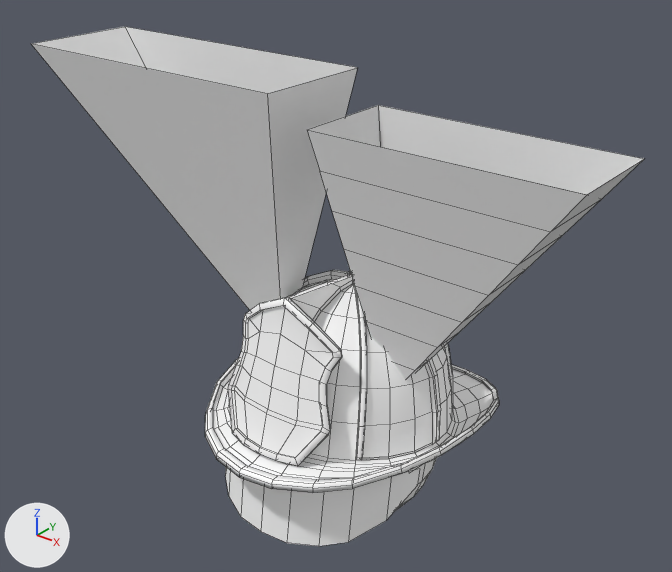
One commit to the Blender file WorkPlace/BLENDER/ANI_RedHelmet_ALL_04.blend: the scene before it, then after it.
Before and after are seen from a camera (50 mm lens) standing at (1.208, -1.54, 1.583) and looking at (-0.092, 0.084, 0.576). The lights are fixed; the arrows at lower left show +X, +Y and +Z. The first picture is the older version. Mesh edges are drawn as thin lines.

In view in the first picture: 'Cone.L', 'Cone.R', 'Helmet_LP', 'Rags_LP', 'Visor_LP' and 1 more.
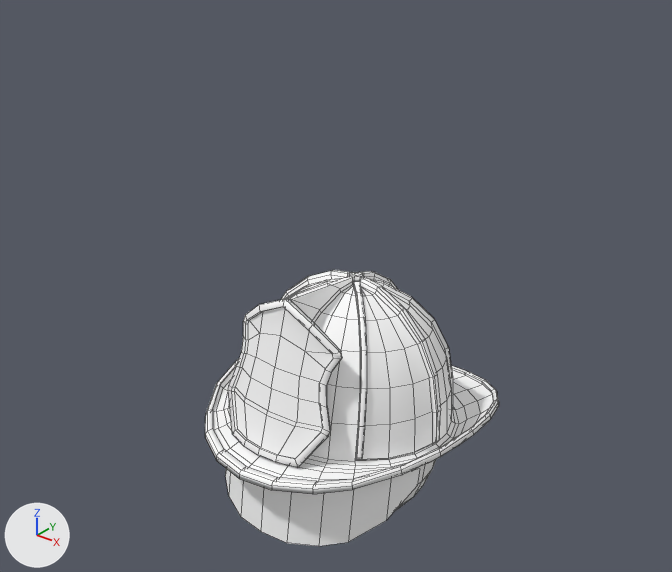
Location of each change, (x1, y1, x2, y2) in pixels of the pictures (672 x 572 px; the box of a moved part takes in the faces that stretch with it):
'Cone.R', deleted
    before: (32, 27, 358, 310)
'Cone.L', deleted
    before: (307, 105, 644, 380)
'Helmet_LP', reshaped, turned, rescaled
    before: (205, 271, 499, 493)
    after: (205, 271, 499, 494)
part 1 of me_mesh_003, moved or reshaped
    before: (205, 271, 499, 493)
    after: (205, 271, 499, 494)
part 2 of me_mesh_003, moved or reshaped
    before: (228, 297, 342, 466)
    after: (228, 298, 342, 468)

What the commit changed:
me_mesh_003 is used by ob_helmet_lp; location (0.0, 0.0, 0.0); rotation (3.142, 0.0, 1.571), in degrees (180, 0, 90); scale (0.0001, 0.0001, 0.0001).
me_mesh_003 had 1083 vertices, 1068 faces and spanned x -3715.0..4869.0, y -3296.0..3296.0, z -6858.0..-1866.0.
me_mesh_003 no longer uses material mat_standardsurface9 (white #ffffff).
me_mesh_003 now has 947 vertices, 945 faces and spans x -37.0..49.0, y 18.0..68.0, z -33.0..33.0.
me_mesh_003 part 1: the loose piece of 829 vertices spanning x -3715.0..4869.0, y -3296.0..3296.0, z -6803.0..-1866.0 is turned 90 degrees about the x axis through the mesh origin and scaled by 0.01, in mat_standardsurface1 (white #ffffff).
me_mesh_003 part 2: the loose piece of 118 vertices spanning x -3095.0..-1792.0, y -1519.0..1519.0, z -6858.0..-3310.0 is turned 90 degrees about the x axis through the mesh origin and scaled by 0.01, in mat_standardsurface1 (white #ffffff).
Other edits to the shape of me_mesh_003 do not show in these pictures.
me_mesh_003 gains material mat_standardsurface1 (white #ffffff).
Object 'Cone.L' (ob_cone_l) is deleted.
Object 'Cone.R' (ob_cone_r) is deleted.
Object 'Helmet_LP' (ob_helmet_lp) turns from (180, 0, 90) to (90, 0, 90) degrees about x, y and z.
Object 'Helmet_LP' (ob_helmet_lp) is rescaled from (0.0001, 0.0001, 0.0001) to (0.01, 0.01, 0.01).
